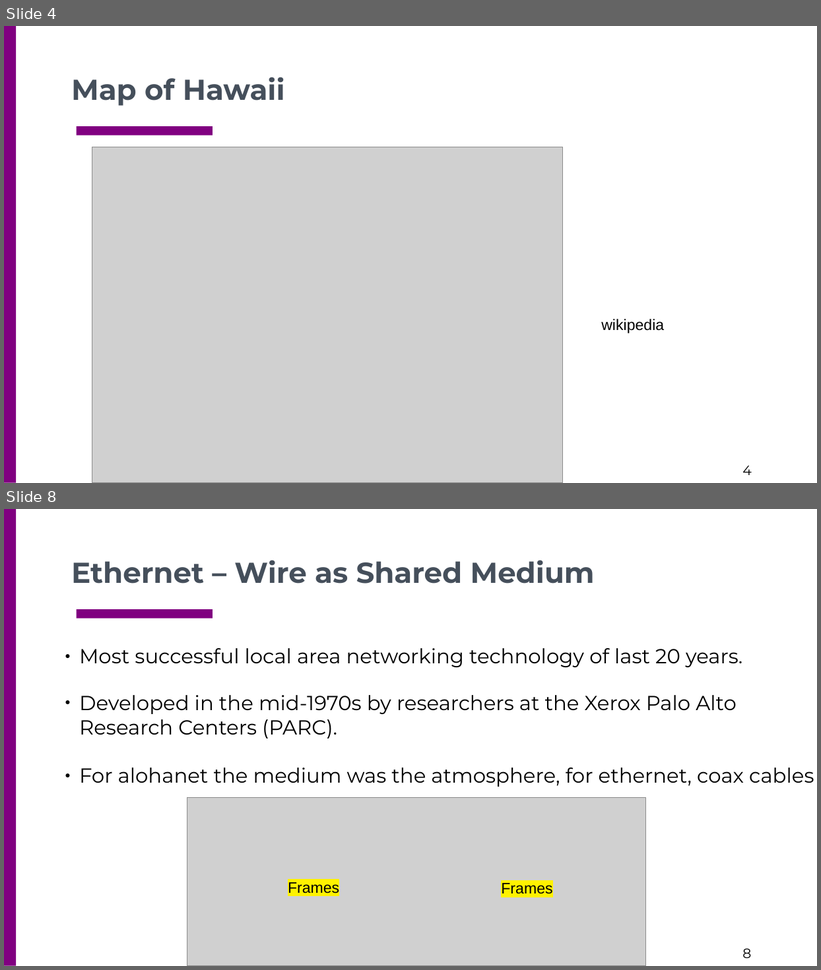
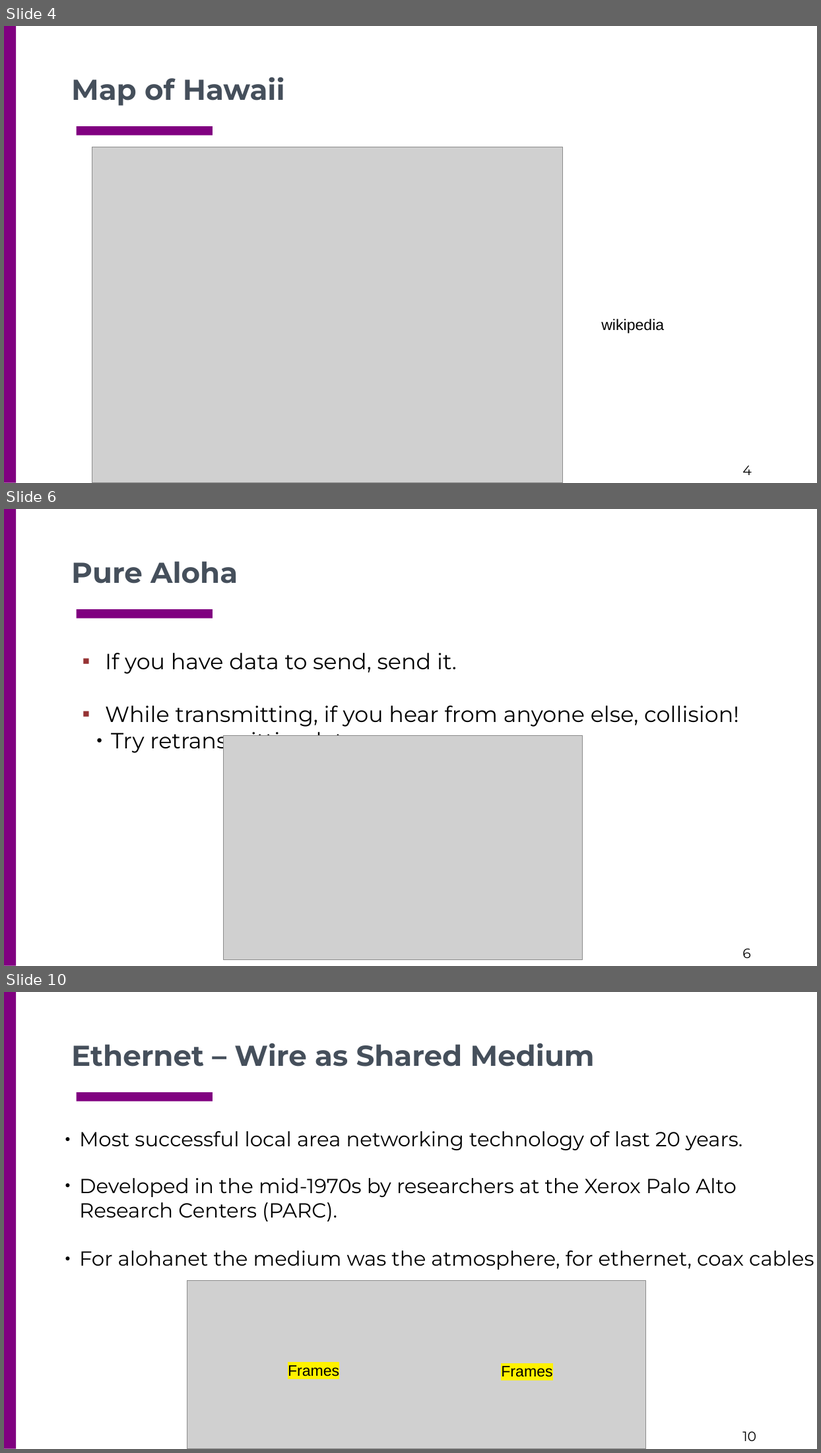
Before and after one commit to csc4200/csc4200.github.io, a slide deck: docs/lectures_source/class_slides-5.odp. Shown one above the other, each under a label of ours: slides 4 and 8 before the commit, slides 4, 6 and 10 after it; the slides between them are not shown. The pictures are 821x970 and 821x1453 pixels, drawn with LibreOffice and Linux fonts; fonts in the diff are those of the drawing; grey boxes stand for pictures. Boxes give left, top, right and bottom in pixels: in the first picture for what was removed or moved away, otherwise in the second. Text is boxed around its words. In the diff, an @@ line names an element or a change of style, - is before the commit and + after.

```diff
--- a/docs/lectures_source/class_slides-5.odp
+++ b/docs/lectures_source/class_slides-5.odp
@@ slide 6 added at [4,509,817,966], background #FFFFFF; not listed: 3 template elements that a slide beside it also shows @@
@@ text added at [71,561,238,584], 34 pt, text #454F5B, bold @@
+Pure Aloha
@@ text added at [105,653,739,755], 26 pt, text #000000 @@
+▪ If you have data to send, send it.
+▪ While transmitting, if you hear from anyone else, collision!
+  ● Try retransmitting later.
@@ picture added at [224,736,582,960] @@
@@ what was slide 8 is now slide 10 @@
@@ page number at [743,1432,756,1441]: text changed @@
-8
+10
```
Also in this commit, not shown: 7 slides changed, 1 other slide added, 38 other files.
